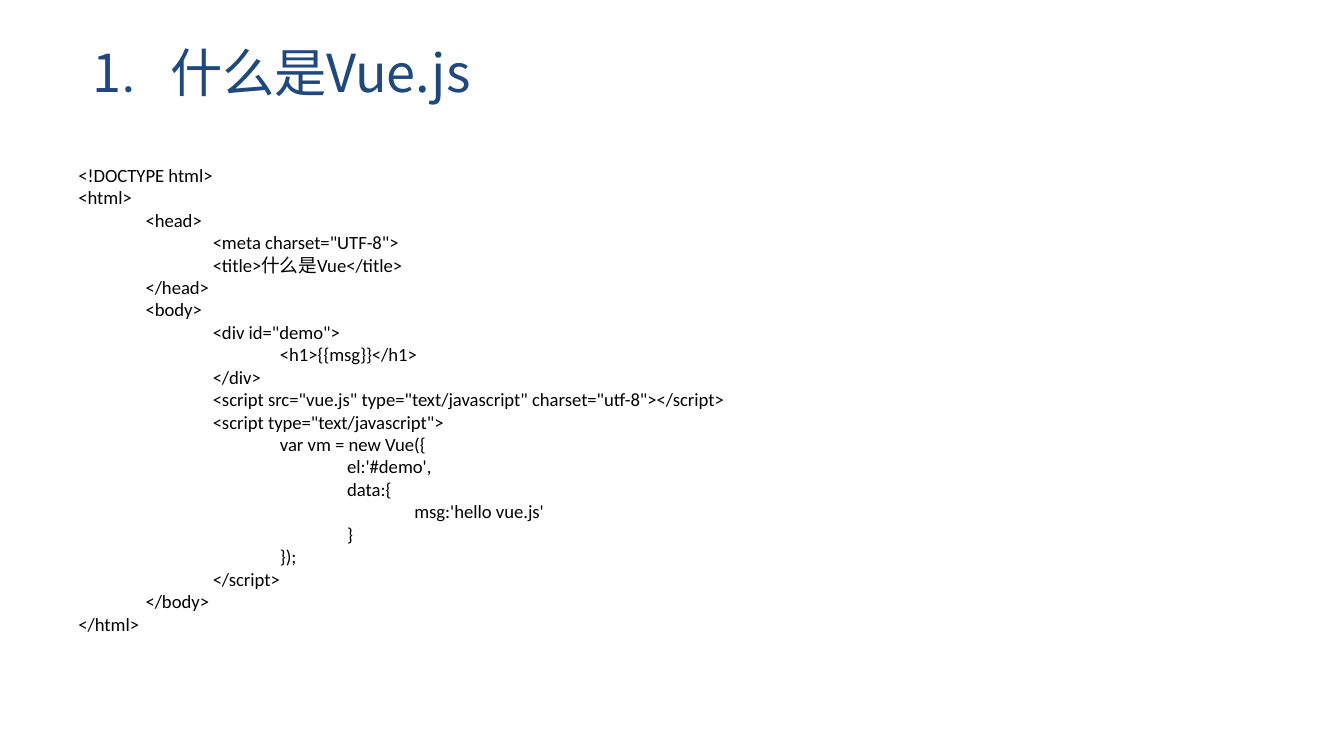
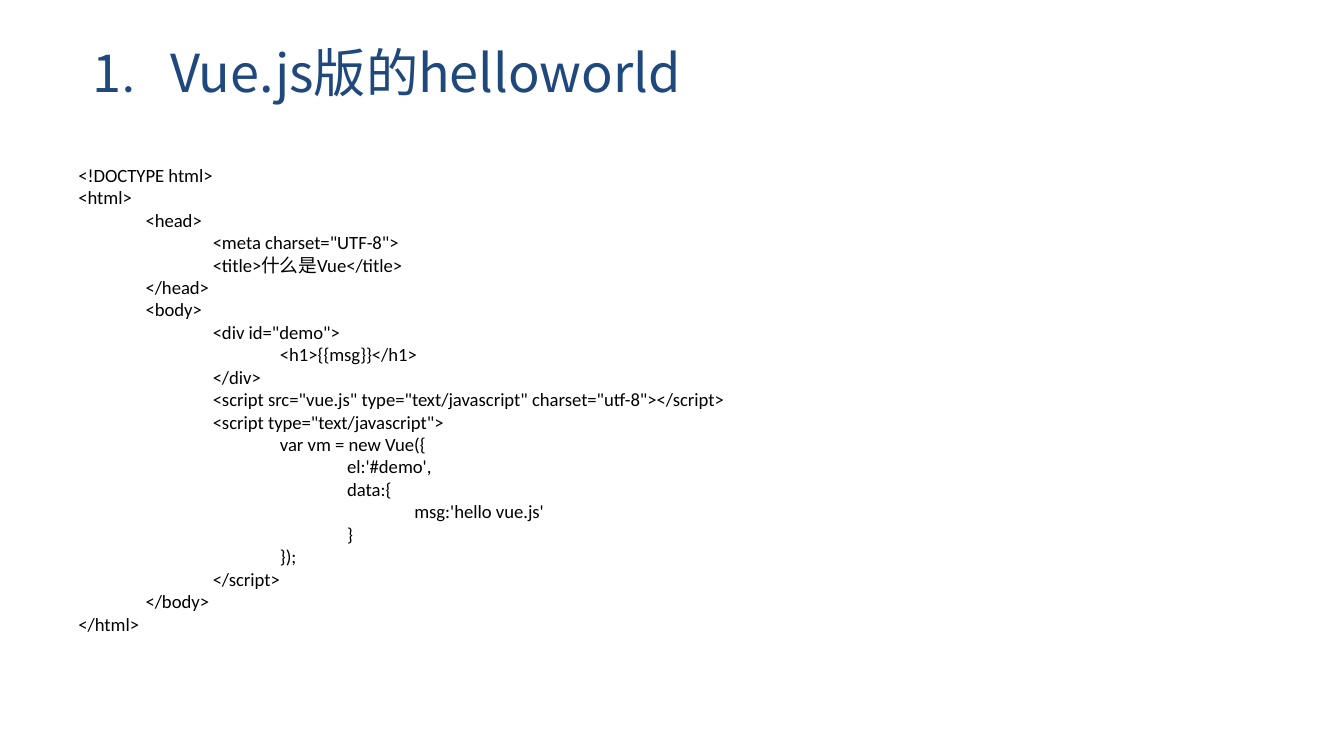
Before and after one commit to yxl2628/vuejs, a slide deck: slide 6 of 01 vueJs入门.pptx. Drawn at 1344x756 pixels with LibreOffice and Linux fonts; fonts in the diff are those of the drawing. Boxes give left, top, right and bottom in pixels: in the first picture for what was removed or moved away, otherwise in the second. Text is boxed around its words. In the diff, an @@ line names an element or a change of style, - is before the commit and + after.

```diff
--- a/01 vueJs入门.pptx
+++ b/01 vueJs入门.pptx
@@ text at <box>93,48,680,105</box>: text changed @@
-1. 什么是Vue.js
+1. Vue.js版的helloworld
```
Also in this commit, not shown: 1 other file.
